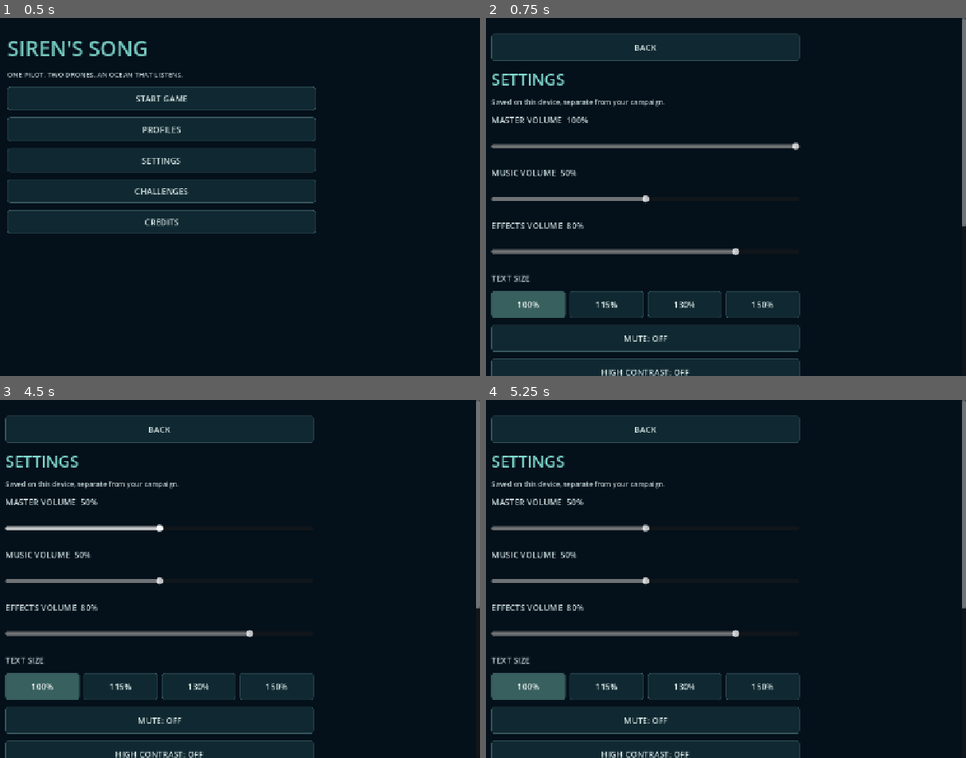
Above: before the commit, frames 1-4 (two rows, left to right).
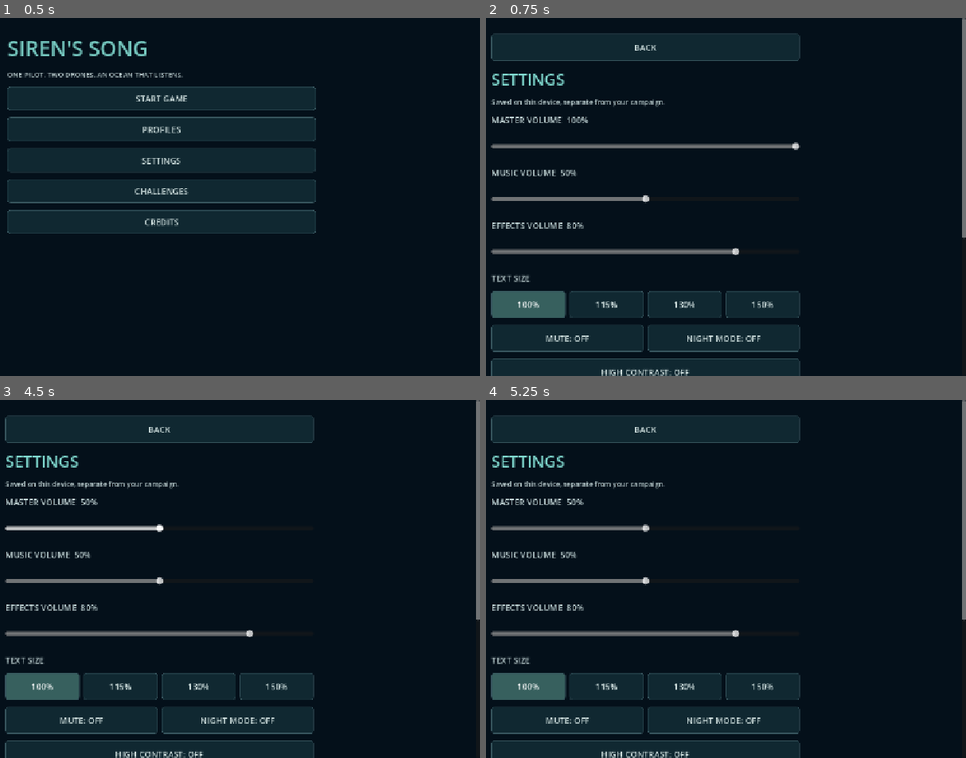
Above: after the commit, the same moments.

Repository: pemunson90-cmd/Siren-s-Song
Game: Godot game, scene res://scenes/main.tscn
Same seed, same stepped clock (60 frames per second), same inputs: the game is played once before the commit and once after it. Sound files missing from this copy of the repository are replaced by a short silence.
Inputs:
- Up to frame 1 (0.5 s): no input
- Up to frame 2 (0.75 s): click "SETTINGS" at 0.5 s
- Up to frame 3 (4.5 s): click "NEXT OPERATION" at 1.25 s; click "NEXT OPERATION" at 2 s; click "ROUTE MAP" at 2.75 s; click "FITTINGS" at 3.5 s; click "01 Shelf Signal AVAILABLE" at 4.25 s
- Up to frame 4 (5.25 s): click "100%" at 5 s

Frame 1 is identical in both runs. In frame 2, 0.4% of the frame differs, in the area x 12-100%, y 57-94%; in frame 3, 0.4%; in frame 4, 0.4%.

Commit message:
WIP: keep Night mode within the existing audio row height

Diff:
--- a/game/src/main.gd
+++ b/game/src/main.gd
@@ -660,7 +660,11 @@
 		_menu_text("%s VOLUME"%key.to_upper(),17)
 		var slider=HSlider.new(); slider.min_value=0; slider.max_value=1; slider.step=0.05; slider.value=settings.get(key,0.5); slider.custom_minimum_size.y=ui_touch_height; slider.set_meta("ui_action","volume_"+key); panel_box.add_child(slider)
 		slider.value_changed.connect(func(value): settings[key]=value; sound.set(key+"_volume",value); _save_archive())
-	_button(panel_box,"MUTE: %s"%("ON" if sound.muted else "OFF"),func(): sound.muted=not sound.muted; settings.mute=sound.muted; _save_archive(); _settings_menu(),"mute")
+	var audio_modes=HBoxContainer.new(); audio_modes.add_theme_constant_override("separation",8); panel_box.add_child(audio_modes)
+	var mute_button=_button(panel_box,"MUTE: %s"%("ON" if sound.muted else "OFF"),func(): sound.muted=not sound.muted; settings.mute=sound.muted; _save_archive(); _settings_menu(),"mute")
+	var night_button=_button(panel_box,"NIGHT MODE: %s"%("ON" if FrontendSettings.current.night_mode else "OFF"),func():_set_accessibility("night_mode",not FrontendSettings.current.night_mode),"setting_night_mode")
+	for button in [mute_button,night_button]:
+		button.reparent(audio_modes); button.size_flags_horizontal=Control.SIZE_EXPAND_FILL
 	_menu_text("TEXT SIZE · applies to menus and the dive display",17)
 	var sizes=HBoxContainer.new(); sizes.add_theme_constant_override("separation",8); panel_box.add_child(sizes)
 	for choice in [["NORMAL",1.0],["LARGE",1.3],["EXTRA LARGE",1.5]]:
@@ -670,7 +674,7 @@
 		b.set_meta("action","text_scale_%d"%roundi(scale*100)); b.set_meta("ui_action","text_scale_%d"%roundi(scale*100))
 		b.pressed.connect(_set_text_scale.bind(scale),CONNECT_DEFERRED); sizes.add_child(b)
 	_button(panel_box,"SHOW FIRST-DIVE TIPS AGAIN",func(): hints_seen=[]; _save_archive(); sim.message="Tips will show again in the opening operations"; _settings_menu(),"reset_tips")
-	for row in [["safe_palette","SAFE PALETTE"],["audio_captions","AUDIO CAPTIONS"],["haptics","HAPTICS"],["night_mode","NIGHT MODE"]]:
+	for row in [["safe_palette","SAFE PALETTE"],["audio_captions","AUDIO CAPTIONS"],["haptics","HAPTICS"]]:
 		var key:String=row[0]
 		_button(panel_box,"%s: %s"%[row[1],"ON" if FrontendSettings.current[key] else "OFF"],func():_set_accessibility(key,not FrontendSettings.current[key]),"setting_"+key)
 	preload("res://src/presentation/ops_home/ops_home.gd").settings_entry(self)
--- a/game/src/presentation/frontend/frontend.gd
+++ b/game/src/presentation/frontend/frontend.gd
@@ -172,8 +172,12 @@
 		var b := Button.new(); b.text = "%d%%" % roundi(scale * 100); b.custom_minimum_size = Vector2(0, touch_height()); b.size_flags_horizontal = Control.SIZE_EXPAND_FILL
 		b.focus_mode = Control.FOCUS_NONE; b.set_meta("ui_action", "text_scale_%d" % roundi(scale * 100)); b.toggle_mode = true; b.button_pressed = is_equal_approx(values.text_scale, scale)
 		b.pressed.connect(func(): _set_value("text_scale", scale); _settings_screen(), CONNECT_DEFERRED); sizes.add_child(b)
-	_button("MUTE: %s" % ("ON" if values.master<=0 else "OFF"),_toggle_mute,"mute")
-	for row in [["high_contrast", "HIGH CONTRAST"], ["reduced_motion", "REDUCED MOTION"], ["haptics", "HAPTICS"], ["safe_palette", "SAFE PALETTE"], ["audio_captions", "AUDIO CAPTIONS"], ["night_mode", "NIGHT MODE"]]:
+	var audio_modes := HBoxContainer.new(); audio_modes.add_theme_constant_override("separation", 8); column.add_child(audio_modes)
+	var mute_button := _button("MUTE: %s" % ("ON" if values.master<=0 else "OFF"),_toggle_mute,"mute")
+	var night_button := _button("NIGHT MODE: %s" % ("ON" if values.night_mode else "OFF"), func(): _set_value("night_mode", not values.night_mode); _settings_screen(), "setting_night_mode")
+	for button in [mute_button, night_button]:
+		button.reparent(audio_modes); button.size_flags_horizontal = Control.SIZE_EXPAND_FILL
+	for row in [["high_contrast", "HIGH CONTRAST"], ["reduced_motion", "REDUCED MOTION"], ["haptics", "HAPTICS"], ["safe_palette", "SAFE PALETTE"], ["audio_captions", "AUDIO CAPTIONS"]]:
 		var key: String = row[0]; var label: String = row[1]
 		_button("%s: %s" % [label, "ON" if values[key] else "OFF"], func(): _set_value(key, not values[key]); _settings_screen(), "setting_" + key)
 	if host.has_method("_save_archive"):
